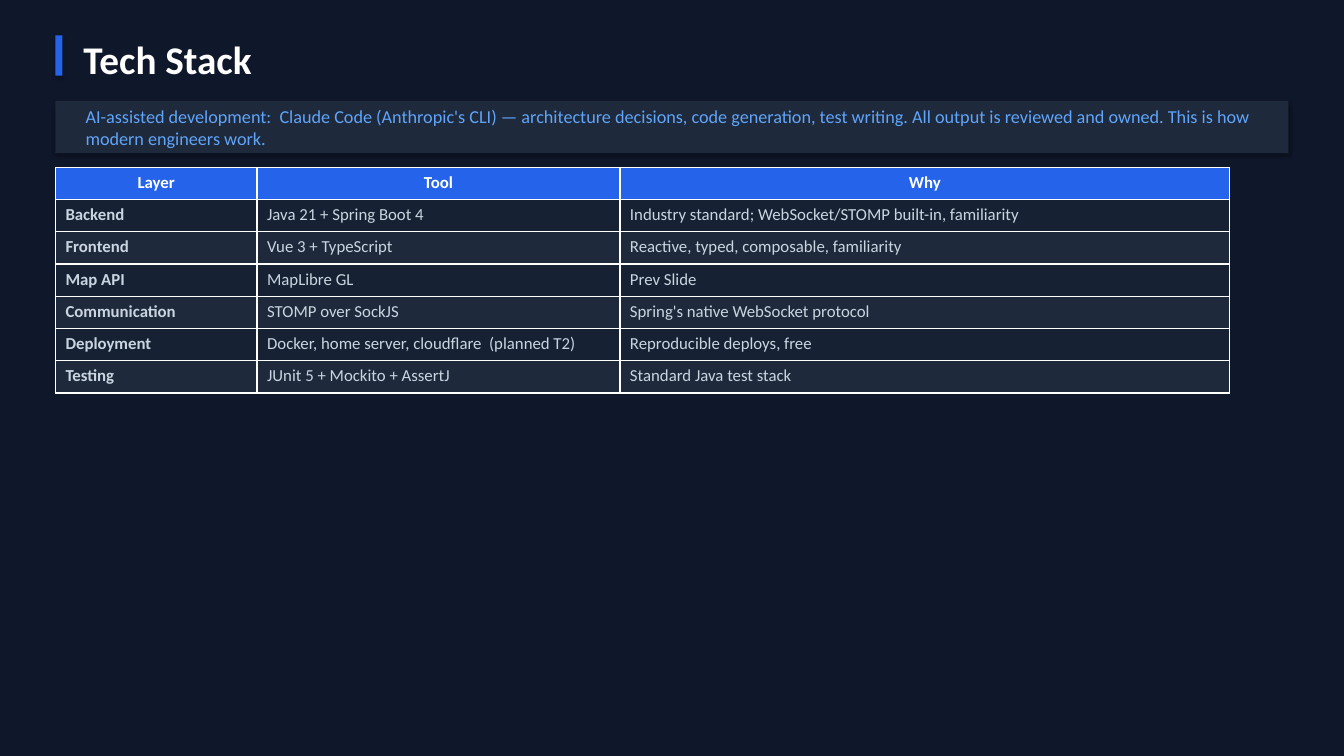
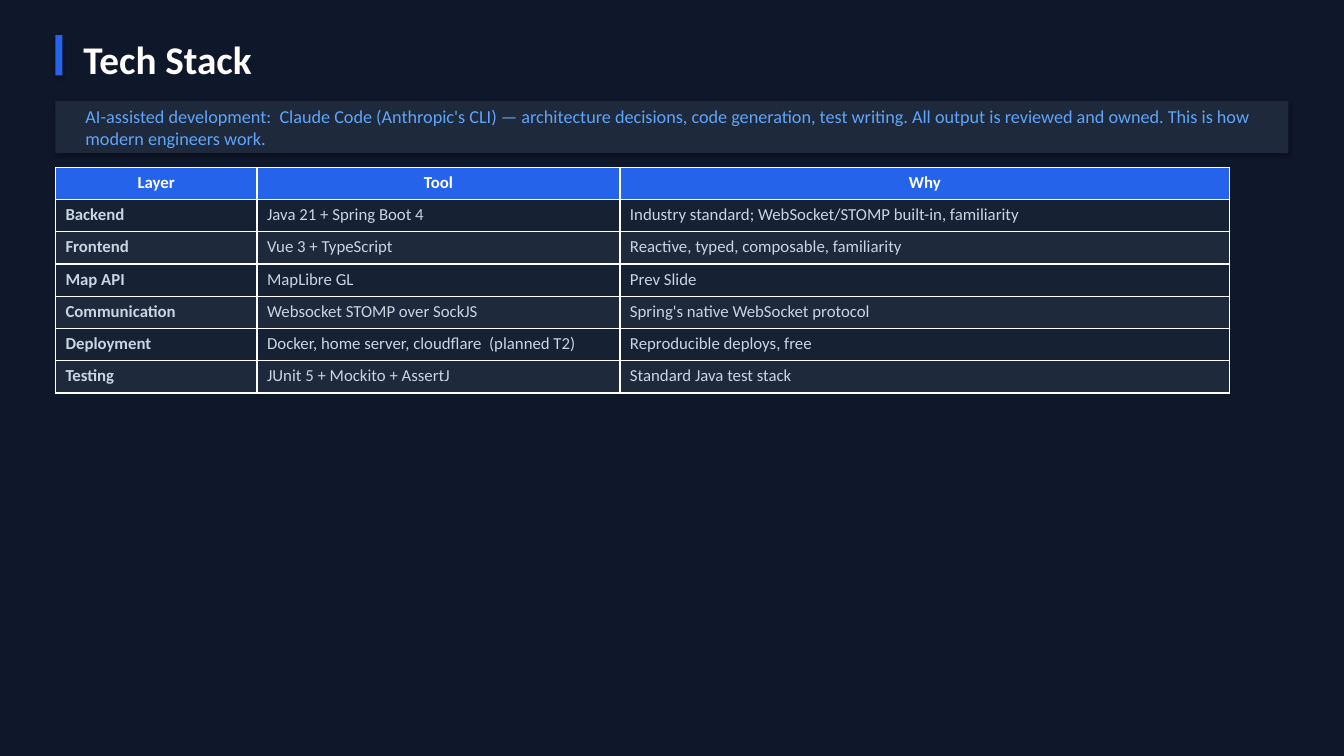
Before and after one commit to Ming-Bao/Scotland-Yard, a slide deck: slide 4 of documentation/presentation/presentation.pptx (slide 5 before the commit). Drawn at 1344x756 pixels with LibreOffice and Linux fonts; fonts in the diff are those of the drawing. Boxes give left, top, right and bottom in pixels: in the first picture for what was removed or moved away, otherwise in the second. Text is boxed around its words. In the diff, an @@ line names an element or a change of style, - is before the commit and + after.

```diff
--- a/documentation/presentation/presentation.pptx
+++ b/documentation/presentation/presentation.pptx
@@ table at (55, 167, 1230, 393) @@
-row 5, column 2: STOMP over SockJS
+row 5, column 2: Websocket STOMP over SockJS
```
Also in this commit, not shown: 2 other slides changed.
